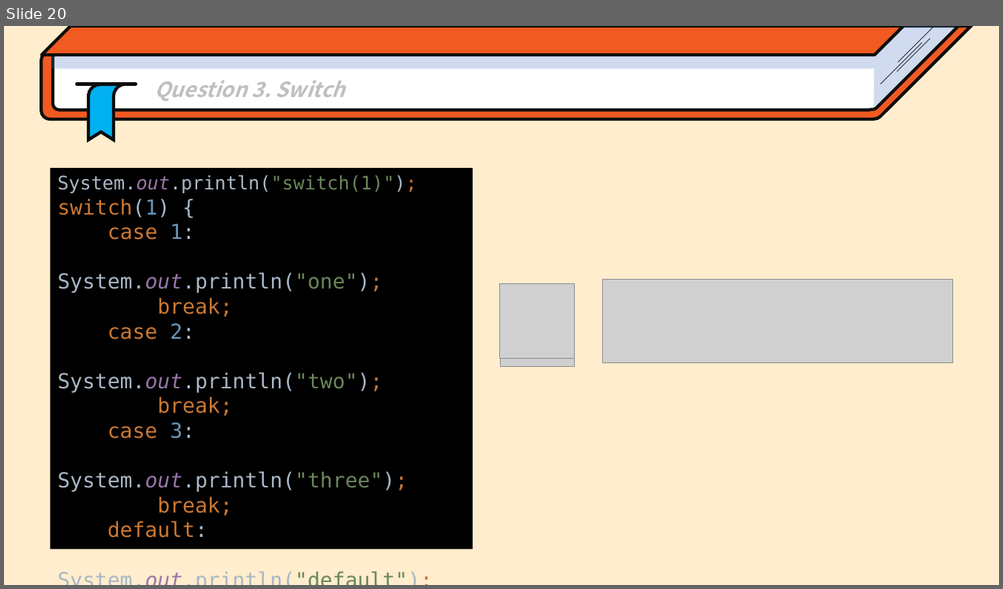
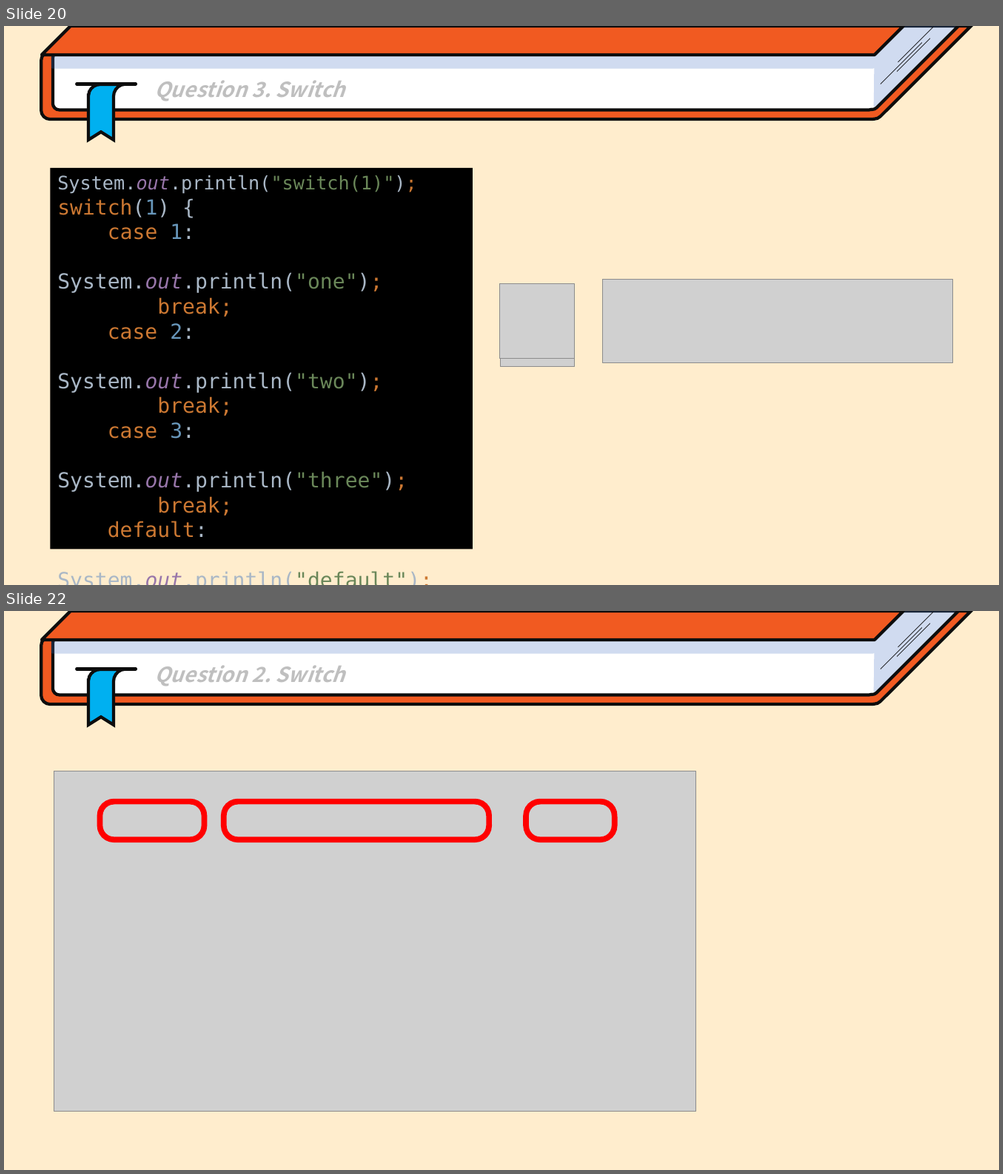
Before and after one commit to Park-Minjoo/ObjectOrientedProgramming_2023_JIU, a slide deck: Practice/Chap3/Chap3_If-statement.pptx. Shown one above the other, each under a label of ours: slide 20 before the commit, slides 20 and 22 after it; the slides between them are not shown. The pictures are 1003x589 and 1003x1174 pixels, drawn with LibreOffice and Linux fonts; fonts in the diff are those of the drawing; grey boxes stand for pictures. Boxes give left, top, right and bottom in pixels: in the first picture for what was removed or moved away, otherwise in the second. Text is boxed around its words. In the diff, an @@ line names an element or a change of style, - is before the commit and + after.

```diff
--- a/Practice/Chap3/Chap3_If-statement.pptx
+++ b/Practice/Chap3/Chap3_If-statement.pptx
@@ slide 22 added at (x1=4, y1=611, x2=999, y2=1170), background #FFEDCD @@
@@ group added at (x1=41, y1=611, x2=971, y2=724): 4 freeform shapes, 4 lines, 1 parallelogram @@
@@ text added at (x1=154, y1=665, x2=345, y2=686), 20 pt, text #BFBFBF, bold, italic @@
+  Question 2. Switch
@@ picture added at (x1=54, y1=772, x2=696, y2=1113) @@
@@ rounded rectangle added at (x1=99, y1=802, x2=204, y2=840), outline #FF0000 5.5 pt @@
@@ rounded rectangle added at (x1=223, y1=802, x2=489, y2=840), outline #FF0000 5.5 pt @@
@@ rounded rectangle added at (x1=526, y1=802, x2=615, y2=840), outline #FF0000 5.5 pt @@
```
Also in this commit, not shown: 19 other slides added, 1 other file.
